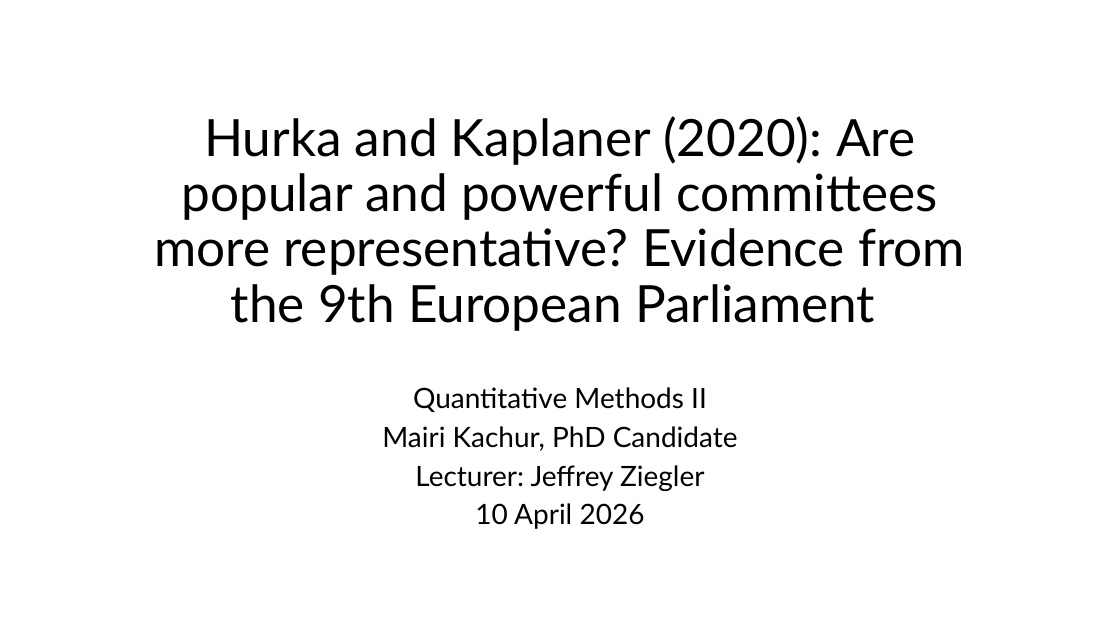
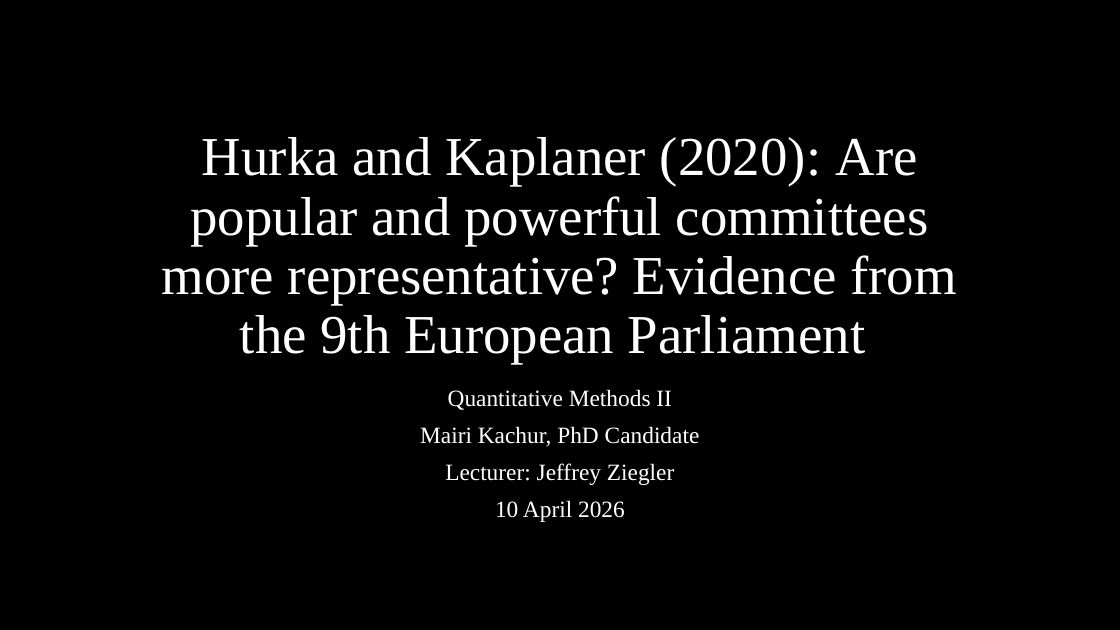
Before and after one commit to kachurm-dev/StatsII_2026, a slide deck: slide 1 of replication/KACHUR_Presentation_Replication.pptx. Drawn at 1120x630 pixels with LibreOffice and Linux fonts; fonts in the diff are those of the drawing; background and template pictures are left out. Boxes give left, top, right and bottom in pixels: in the first picture for what was removed or moved away, otherwise in the second. Text is boxed around its words. In the diff, an @@ line names an element or a change of style, - is before the commit and + after.

```diff
--- a/replication/KACHUR_Presentation_Replication.pptx
+++ b/replication/KACHUR_Presentation_Replication.pptx
@@ background #FFFFFF to picture (left out) @@
@@ title "Hurka and Kaplaner (2020): Are ...": place and size @@
-title "Hurka and Kaplaner (2020): Are ..." at (154, 116, 965, 331)
+title "Hurka and Kaplaner (2020): Are ..." at (162, 137, 957, 364)
@@ title "Hurka and Kaplaner (2020): Are ..." at (162, 137, 957, 364): size 44 to 47 pt, font Lato to Times New Roman, text colour #000000 to #FFFFFF @@
@@ subtitle "Quantitative Methods II" at (420, 389, 700, 522): size 24 to 20 pt, font Lato to Times New Roman, text colour #000000 to #FFFFFF; line spacing 0.8 to 0.9 @@
```
Also in this commit, not shown: 9 other slides changed, 4 slides added, 3 slides removed, 2 other files.
